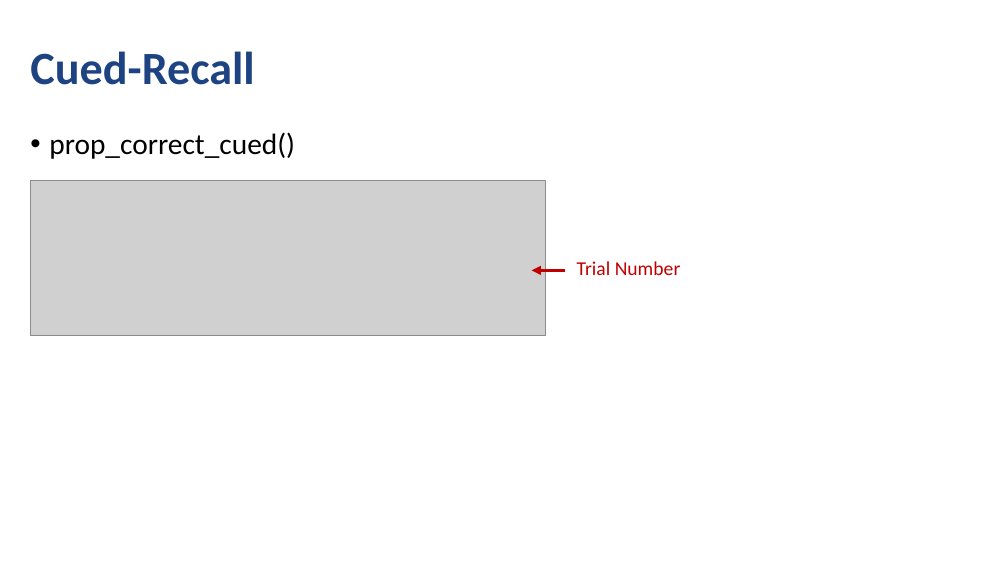
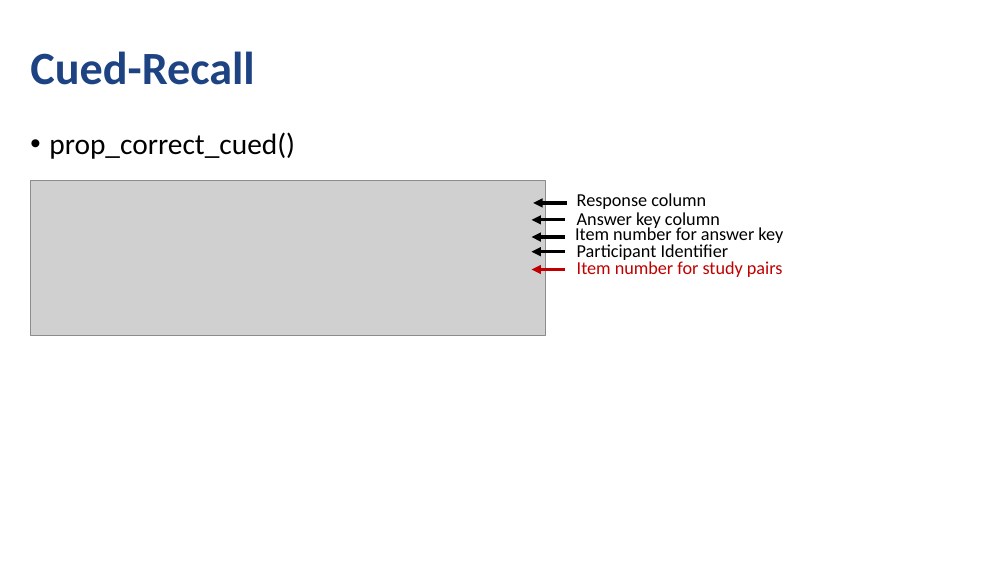
Before and after one commit to npm27/lrd-analysis, a slide deck: slide 8 of Presentations/SCiP 2020.pptx. Drawn at 1008x567 pixels with LibreOffice and Linux fonts; fonts in the diff are those of the drawing; grey boxes stand for pictures. Boxes give left, top, right and bottom in pixels: in the first picture for what was removed or moved away, otherwise in the second. Text is boxed around its words. In the diff, an @@ line names an element or a change of style, - is before the commit and + after.

```diff
--- a/Presentations/SCiP 2020.pptx
+++ b/Presentations/SCiP 2020.pptx
@@ arrow added from (566, 203) to (533, 203), #000000 2.25 pt @@
@@ text at bbox=[577, 193, 706, 209]: text changed; size 14 to 13 pt; text colour #C00000 to #000000 @@
-Trial Number
+Response column
@@ arrow added from (565, 220) to (531, 220), #000000 2.25 pt @@
@@ arrow added from (565, 237) to (531, 237), #000000 2.25 pt @@
@@ text added at bbox=[575, 225, 783, 245], 13 pt, text #000000 @@
+Item number for answer key
@@ text added at bbox=[577, 212, 720, 230], 13 pt, text #000000 @@
+Answer key column
@@ arrow added from (565, 252) to (531, 252), #000000 2.25 pt @@
@@ text added at bbox=[577, 244, 729, 262], 13 pt, text #000000 @@
+Participant Identifier
@@ text added at bbox=[577, 259, 783, 277], 13 pt, text #C00000 @@
+Item number for study pairs
```
Also in this commit, not shown: 9 other slides changed.
